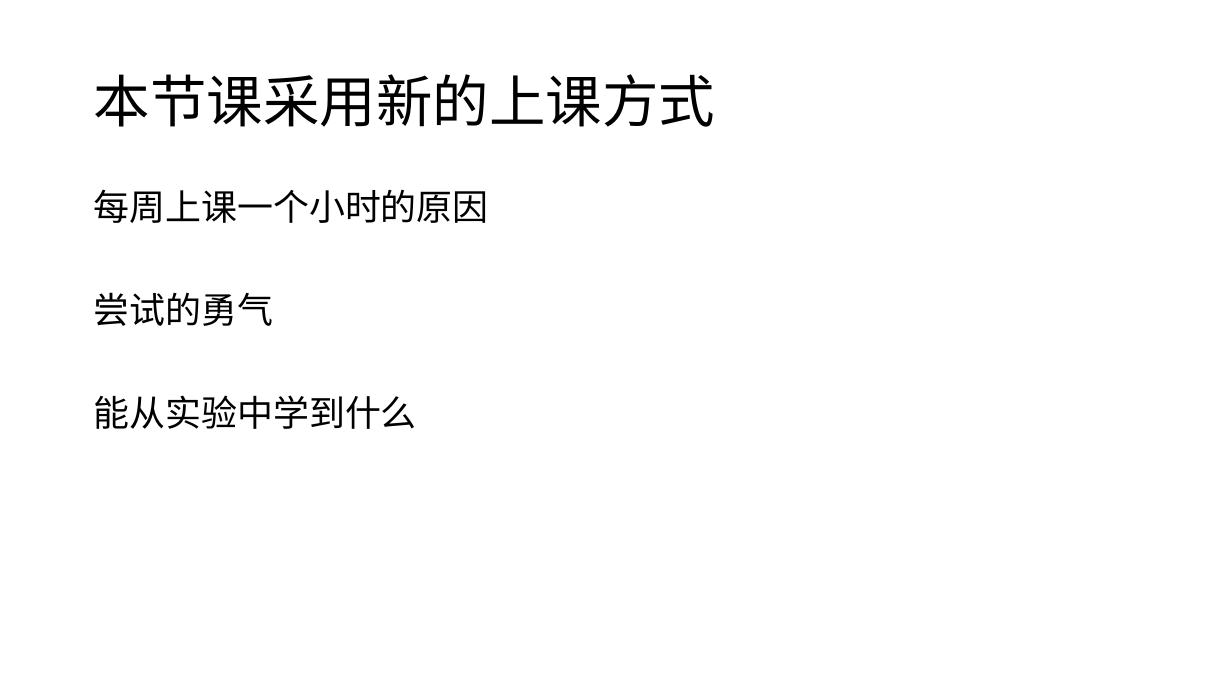
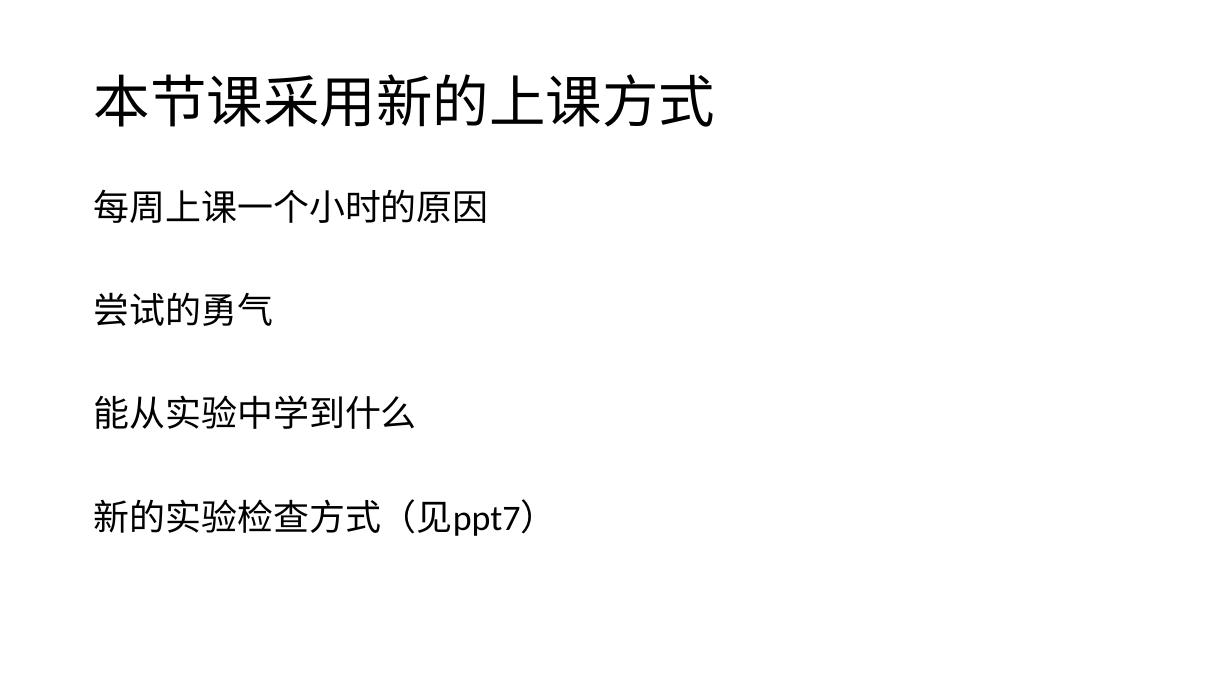
Before and after one commit to lizihao945/linux2, a slide deck: slide 2 of linux2上课ppt第8周.pptx. Drawn at 1232x693 pixels with LibreOffice and Linux fonts; fonts in the diff are those of the drawing. Boxes give left, top, right and bottom in pixels: in the first picture for what was removed or moved away, otherwise in the second. Text is boxed around its words. In the diff, an @@ line names an element or a change of style, - is before the commit and + after.

Commit message:
ppt modified

```diff
--- a/linux2上课ppt第8周.pptx
+++ b/linux2上课ppt第8周.pptx
@@ text at (94, 499, 557, 536): paragraph added @@
+新的实验检查方式（见ppt7）
```
Also in this commit, not shown: 5 other slides changed, 3 slides added, 3 slides removed.
